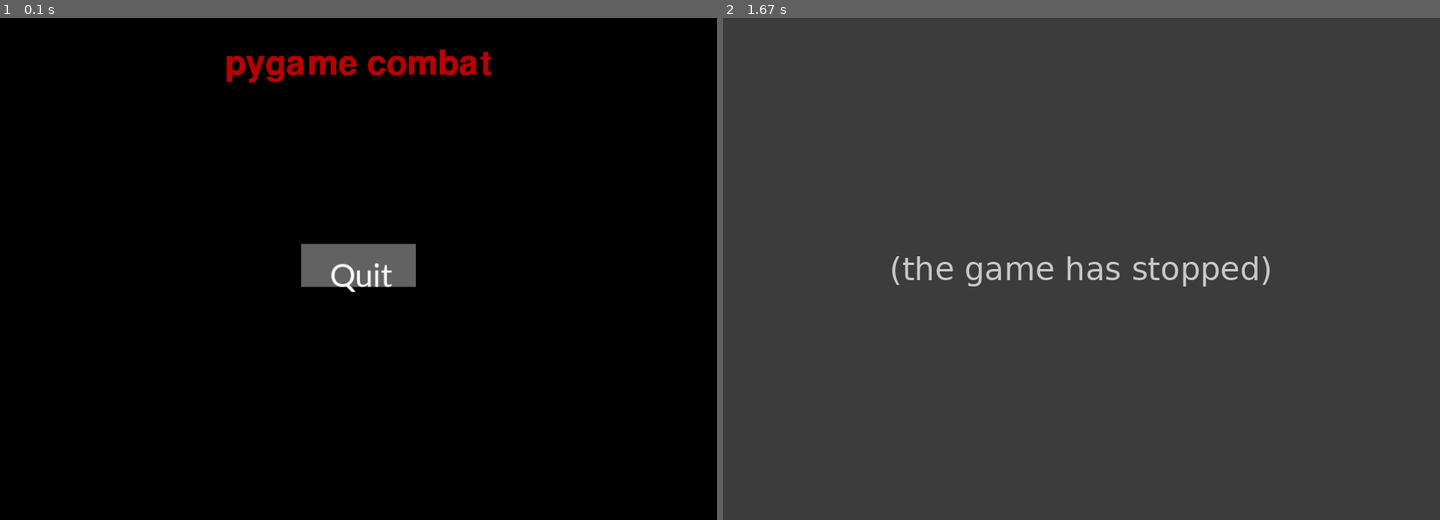
Above: before the commit, frames 1-2 (left to right).
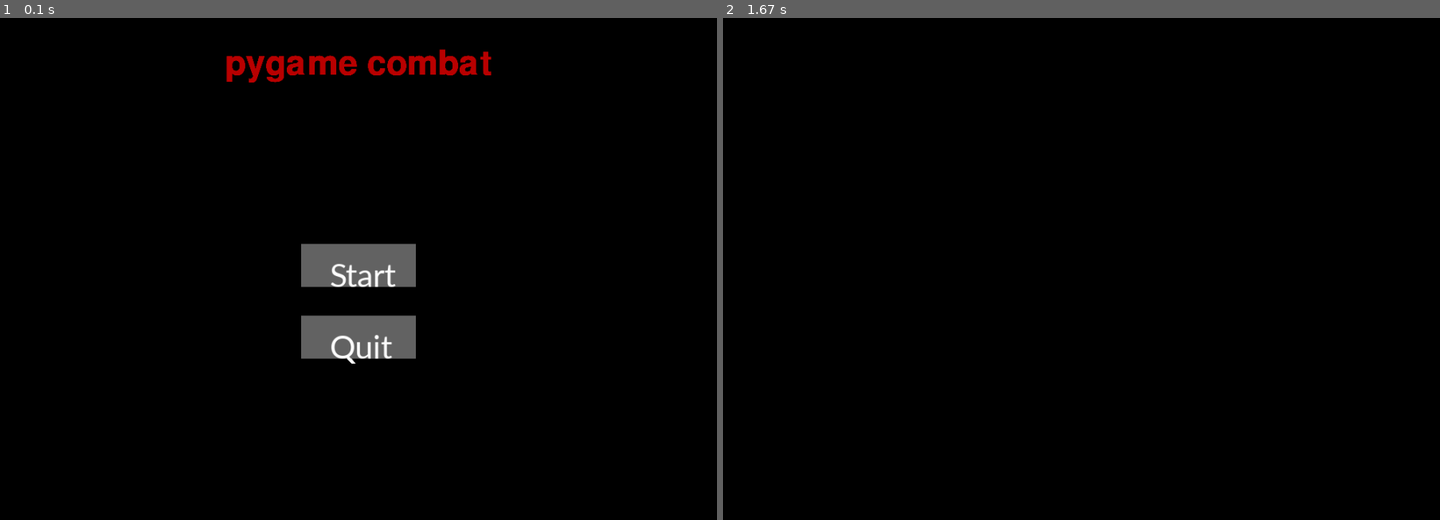
Above: after the commit, the same moments.

Repository: moazfarrukh/pygame-combat
Game: pygame game, started from main.py
Same seed, same stepped clock (60 frames per second), same inputs: the game is played once before the commit and once after it.
Inputs (mouse positions are in pixels of both pictures, inside the frame that each line leads up to):
- Up to frame 1 (0.1 s): no input
- Up to frame 2 (1.67 s): click (1081, 263) at 0.38 s, where only the run after the commit has a clickable "Start"

The runs differ from the first frame. In frame 1, 1.6% of the frame differs, in the area x 42-58%, y 48-69%; in frame 2, 100%, in the area x 0-100%, y 0-100%.
Before the commit the program exited at 0.38 s; later frames show no game.

Commit message:
basic game setup

Diff:
--- a/main.py
+++ b/main.py
@@ -1,6 +1,6 @@
 import pygame
 
-#initialize modules
+# initialize modules
 pygame.init()
 pygame.font.init()
 pygame.mixer.init()
@@ -10,26 +10,46 @@
 WINDOW = pygame.display.set_mode((WIDTH, HEIGHT))
 pygame.display.set_caption("Pygame Combat")
 
-# fonts/text setup
+# fonts setup
 title_font = pygame.font.SysFont('comicsans', 70)
+smallfont = pygame.font.SysFont('Corbel', 50)
+
+
+# texts render
 game_title = title_font.render("pygame combat", True, (187, 0, 0))
+text = smallfont.render('Start', True, (255, 255, 255))
+quit_text = smallfont.render('Quit', True, (255, 255, 255))\
 
-# quit button
-color_dark = (100, 100, 100)
-smallfont = pygame.font.SysFont('Corbel', 50)
-text = smallfont.render('Quit', True, (255, 255, 255))
+
+
+def game():
+    ingame = True
+
+    while ingame:
+        WINDOW.fill((0, 0, 0))
+        for event in pygame.event.get():
+            # handle events that happen on in game screen
+            if event.type == pygame.QUIT:
+                ingame = False
+                exit()
+        pygame.display.update()
 
 
 def start():
     intro = True
 
     while intro:
-        # display text in the center
+        # display game title in the center
         WINDOW.blit(game_title, (WIDTH/2 - game_title.get_width() / 2, 40))
 
-        # display quit button
+        # display start button
         button = pygame.draw.rect(WINDOW, (100, 100, 100), [420, 315, 160, 60])
         WINDOW.blit(text, (460, 330))
+
+        # display quit button
+        button2 = pygame.draw.rect(
+            WINDOW, (100, 100, 100), [420, 415, 160, 60])
+        WINDOW.blit(quit_text, (460, 430))
 
         for event in pygame.event.get():
             # handle events that happen on intro screen
@@ -38,8 +58,15 @@
                 exit()
             if event.type == pygame.MOUSEBUTTONDOWN:
                 if button.collidepoint(pygame.mouse.get_pos()):
+                    # mouseclick on  start button
+                    intro = False
+                    game()
+
+                if button2.collidepoint(pygame.mouse.get_pos()):
+                    # mouseclick on  quit button
                     intro = False
                     exit()
+
         pygame.display.update()
 
 
